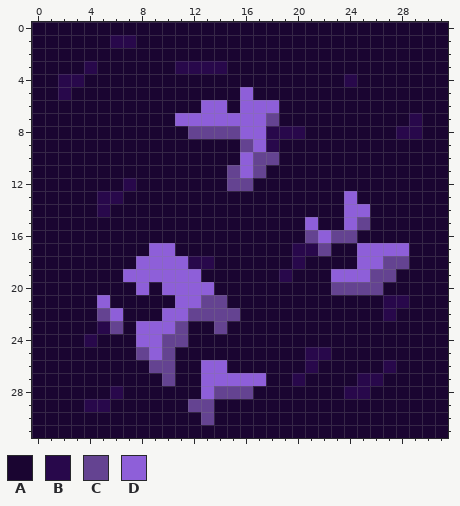
Two versions of one pixel-art sprite, sprites/blocks/enviroment/ore/obethyst2.png. Above: the version before the commit.
The file is 32x32 pixels.
Palette (. is transparent): A #1a0531  B #28084b  C #644391  D #8e5fd9
Pixels before, first column x 0:
 0 AAAAAAAAAAAAAAAAAAAAAAAAAAAAAAAA
 1 AAAAAABBAAAAAAAAAAAAAAAAAAAAAAAA
 2 AAAAAAAAAAAAAAAAAAAAAAAAAAAAAAAA
 3 AAAABAAAAAABBBBAAAAAAAAAAAAAAAAA
 4 AABBAAAAAAAAAAAAAAAAAAAABAAAAAAA
 5 AABAAAAAAAAAAAAADAAAAAAAAAAAAAAA
 6 AAAAAAAAAAAAADDADDDAAAAAAAAAAAAA
 7 AAAAAAAAAAADDDDDDDCAAAAAAAAAABAA
 8 AAAAAAAAAAAACCCCDDBBBAAAAAAABBAA
 9 AAAAAAAAAAAAAAAACDBAAAAAAAAAAAAA
10 AAAAAAAAAAAAAAAADCCAAAAAAAAAAAAA
11 AAAAAAAAAAAAAAACDCAAAAAAAAAAAAAA
12 AAAAAAABAAAAAAACCAAAAAAAAAAAAAAA
13 AAAAABBAAAAAAAAAAAAAAAAADAAAAAAA
14 AAAAABAAAAAAAAAAAAAAAAAADDAAAAAA
15 AAAAAAAAAAAAAAAAAAAAADAADCAAAAAA
16 AAAAAAAAAAAAAAAAAAAAACDCCAAAAAAA
17 AAAAAAAAADDAAAAAAAAABBCAADDDDAAA
18 AAAAAAAADDDDBBAAAAAABAAAADDCCAAA
19 AAAAAAADDDDDDAAAAAABAAADDDCCAAAA
20 AAAAAAAADADDDDAAAAAAAAACCCCAAAAA
21 AAAAADAAAAADDCCAAAAAAAAAAAABBAAA
22 AAAAACDAAADDCCCCAAAAAAAAAAABAAAA
23 AAAAABCADDDCAACAAAAAAAAAAAAAAAAA
24 AAAABAAADDCCAAAAAAAAAAAAAAAAAAAA
25 AAAAAAAACDCAAAAAAAAAABBAAAAAAAAA
26 AAAAAAAAACCAADDAAAAAABAAAAABAAAA
27 AAAAAAAAAACAADDDDDAABAAAABBAAAAA
28 AAAAAABAAAAAADCCCAAAAAAABBAAAAAA
29 AAAABBAAAAAACCAAAAAAAAAAAAAAAAAA
30 AAAAAAAAAAAAACAAAAAAAAAAAAAAAAAA
31 AAAAAAAAAAAAAAAAAAAAAAAAAAAAAAAA
Now the later version:
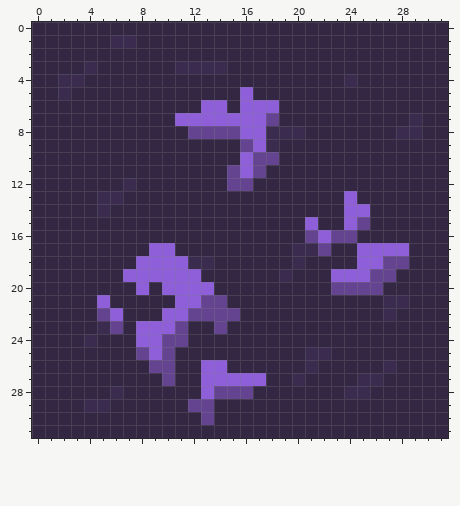
Change:
colour A: #1a0531 -> #332744
colour B: #28084b -> #3a2b4f
Changed places in both pictures, as pixel boxes (x1, y1, x2, y2):
changed: (32, 22, 448, 438)
